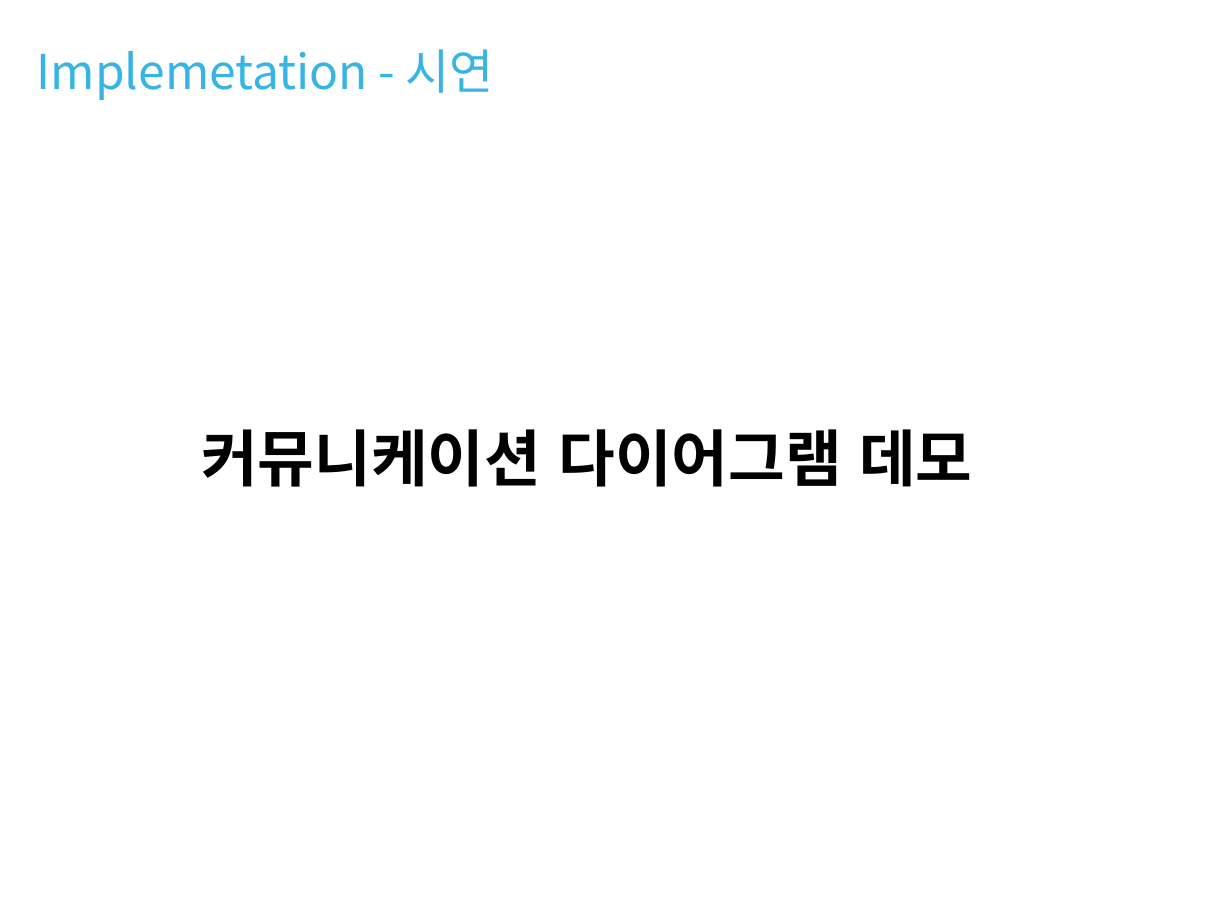
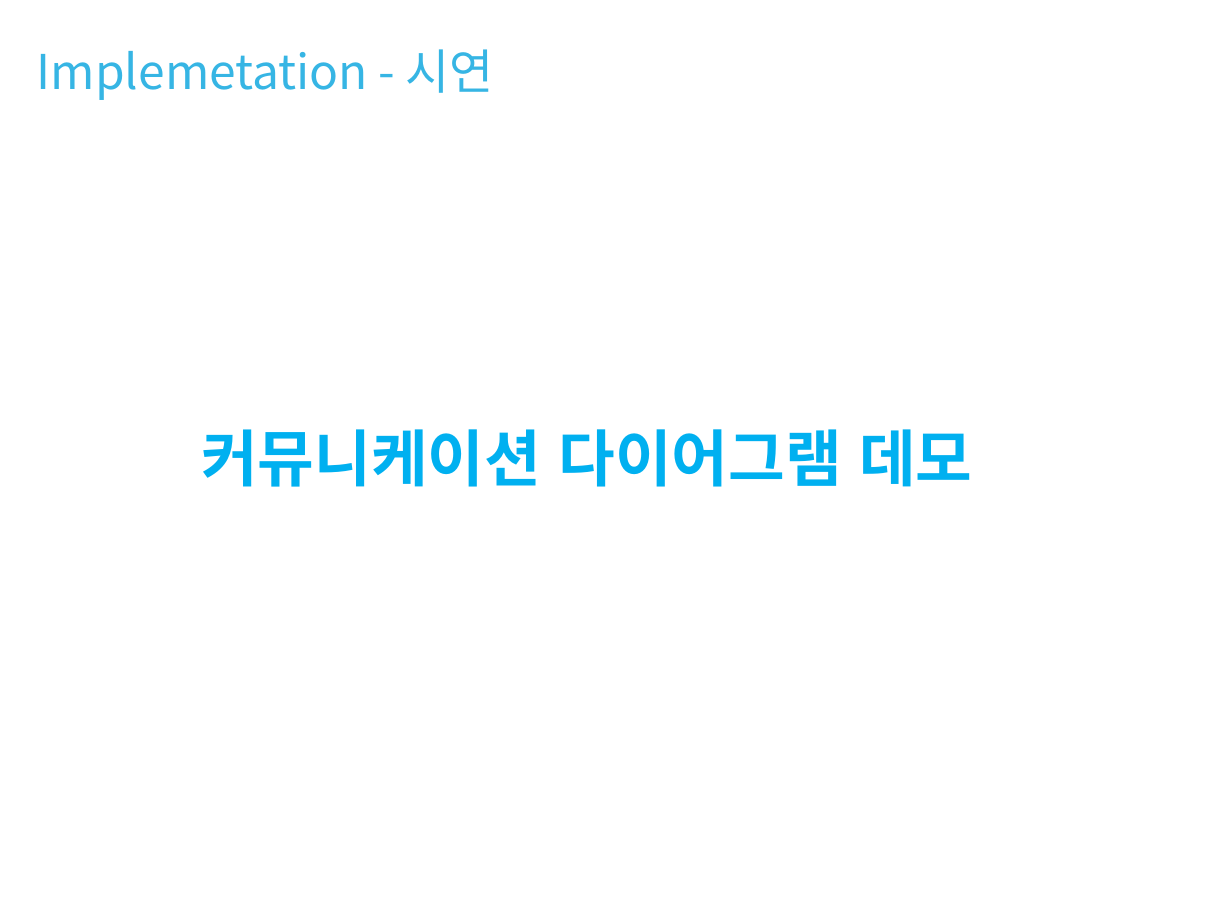
Before and after one commit to DavidKwon/ATMWith3tierArchitecture, a slide deck: slide 29 of ATM.pptx (slide 22 before the commit). Drawn at 1232x924 pixels with LibreOffice and Linux fonts; fonts in the diff are those of the drawing. Boxes give left, top, right and bottom in pixels: in the first picture for what was removed or moved away, otherwise in the second. Text is boxed around its words. In the diff, an @@ line names an element or a change of style, - is before the commit and + after.

```diff
--- a/ATM.pptx
+++ b/ATM.pptx
@@ text "커뮤니케이션 다이어그램 데모" at [201, 429, 972, 487]: text colour #000000 to #00B0F0 @@
```
Also in this commit, not shown: 6 other slides changed, 7 slides added.
